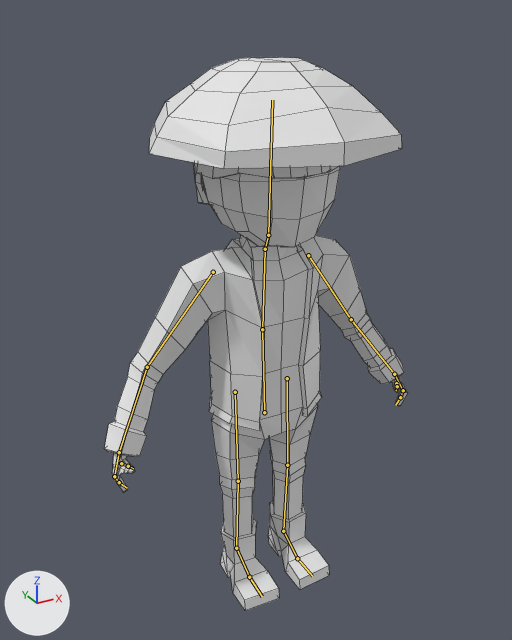
Renders of the Blender file Map/Assets/Models/Yamato_civil/yamato_civil.blend from each side of a commit.
One viewpoint serves both versions: a camera (50 mm lens) standing at (-8.75, -15.31, 16.15) and looking at (-0.19, 0.25, 8.36). Lighting does not change. The marker at lower left points along +X, +Y and +Z. The bones that bend it are drawn over the model as lines. Mesh edges are drawn as thin lines.

The first picture shows 'Yamato'.
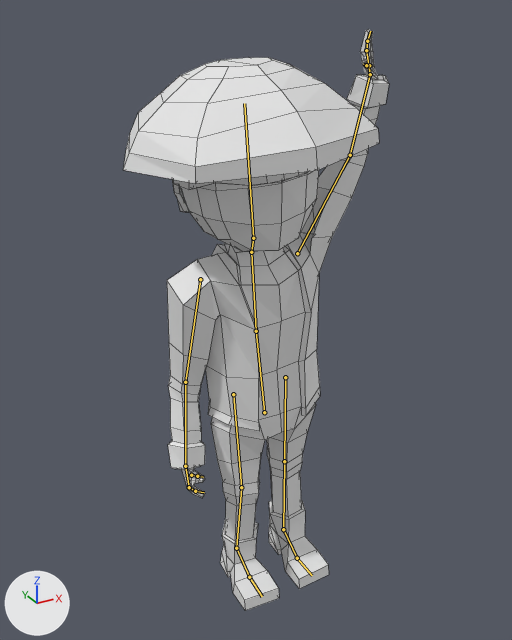
The newer file adds an action. The first version stands in its rest pose; the second is drawn at frame 7 of the action 'Waiting.001'.

What differs and where, as boxes [x1, y1, x2, y2] in the pictures (512 x 640 px):
'Yamato', posed (12% narrower): before [104, 57, 407, 611]; after [123, 29, 389, 611]
bone 'abdomen', root to tip: before (264, 412) to (262, 329); after (264, 412) to (256, 331)
bone 'pecho', root to tip: before (262, 329) to (265, 249); after (256, 331) to (251, 252)
bone 'brazo_L', root to tip: before (308, 255) to (351, 319); after (297, 253) to (350, 155)
bone 'antebrazo_L', root to tip: before (351, 319) to (394, 374); after (350, 155) to (370, 74)
bone 'mano_L', root to tip: before (394, 374) to (403, 390); after (370, 74) to (366, 50)
bone 'dedos_mano_L', root to tip: before (403, 390) to (400, 397); after (366, 50) to (367, 41)
bone 'pulgar1_L', root to tip: before (396, 383) to (397, 386); after (369, 65) to (366, 65)
bone 'pulga2_L', root to tip: before (397, 386) to (396, 390); after (366, 65) to (363, 64)
bone 'brazo_R', root to tip: before (213, 272) to (147, 367); after (200, 279) to (185, 382)
bone 'antebrazo_R', root to tip: before (147, 367) to (119, 452); after (185, 382) to (185, 466)

The change, as a list of edits to the scene's bpy script:
```text
Change bone_abdomen:
    where bone_abdomen = bpy.data.objects['Armature'].pose.bones['abdomen']  # child of 'root'
    bone_abdomen.rotation_quaternion: (1.0, 0.0, 0.0, 0.0) -> (0.999, -0.033, 0.0, 0.015)  # degrees (0, 0, 0) -> degrees (-4, 0, 2)
Change bone_pecho:
    where bone_pecho = bpy.data.objects['Armature'].pose.bones['pecho']  # child of 'abdomen'
    bone_pecho.rotation_quaternion: (1.0, 0.0, 0.0, 0.0) -> (0.999, 0.008, 0.002, -0.045)  # degrees (0, 0, 0) -> degrees (1, 0, -5)
Change bone_brazo_l:
    where bone_brazo_l = bpy.data.objects['Armature'].pose.bones['brazo_L']  # child of 'pecho'
    bone_brazo_l.rotation_quaternion: (1.0, 0.0, 0.0, 0.0) -> (0.636, 0.759, -0.083, -0.11)  # degrees (0, 0, 0) -> degrees (100, 3, -15)
Change bone_antebrazo_l:
    where bone_antebrazo_l = bpy.data.objects['Armature'].pose.bones['antebrazo_L']  # child of 'brazo_L'
    bone_antebrazo_l.rotation_quaternion: (1.0, 0.0, 0.0, 0.0) -> (0.93, 0.304, 0.128, 0.16)  # degrees (0, 0, 0) -> degrees (38, 8, 22)
Change bone_mano_l:
    where bone_mano_l = bpy.data.objects['Armature'].pose.bones['mano_L']  # child of 'antebrazo_L'
    bone_mano_l.rotation_quaternion: (1.0, 0.0, 0.0, 0.0) -> (0.719, 0.242, -0.647, 0.073)  # degrees (0, 0, 0) -> degrees (80, -75, -54)
Change bone_dedos_mano_l:
    where bone_dedos_mano_l = bpy.data.objects['Armature'].pose.bones['dedos_mano_L']  # child of 'mano_L'
    bone_dedos_mano_l.rotation_quaternion: (1.0, 0.0, 0.0, 0.0) -> (0.946, -0.294, 0.067, 0.119)  # degrees (0, 0, 0) -> degrees (-33, 11, 11)
Change bone_pulgar1_l:
    where bone_pulgar1_l = bpy.data.objects['Armature'].pose.bones['pulgar1_L']  # child of 'mano_L'
    bone_pulgar1_l.rotation_quaternion: (1.0, 0.0, 0.0, 0.0) -> (0.983, -0.126, -0.094, 0.093)  # degrees (0, 0, 0) -> degrees (-16, -9, 12)
Change bone_pulga2_l:
    where bone_pulga2_l = bpy.data.objects['Armature'].pose.bones['pulga2_L']  # child of 'pulgar1_L'
    bone_pulga2_l.rotation_quaternion: (1.0, 0.0, 0.0, 0.0) -> (0.971, 0.084, 0.015, 0.224)  # degrees (0, 0, 0) -> degrees (10, -1, 26)
Change bone_brazo_r:
    where bone_brazo_r = bpy.data.objects['Armature'].pose.bones['brazo_R']  # child of 'pecho'
    bone_brazo_r.rotation_quaternion: (1.0, 0.0, 0.0, 0.0) -> (0.978, -0.205, -0.022, -0.03)  # degrees (0, 0, 0) -> degrees (-24, -3, -3)
Change bone_antebrazo_r:
    where bone_antebrazo_r = bpy.data.objects['Armature'].pose.bones['antebrazo_R']  # child of 'brazo_R'
    bone_antebrazo_r.rotation_quaternion: (1.0, 0.0, 0.0, 0.0) -> (0.997, 0.054, -0.023, -0.028)  # degrees (0, 0, 0) -> degrees (6, -2, -3)
```
